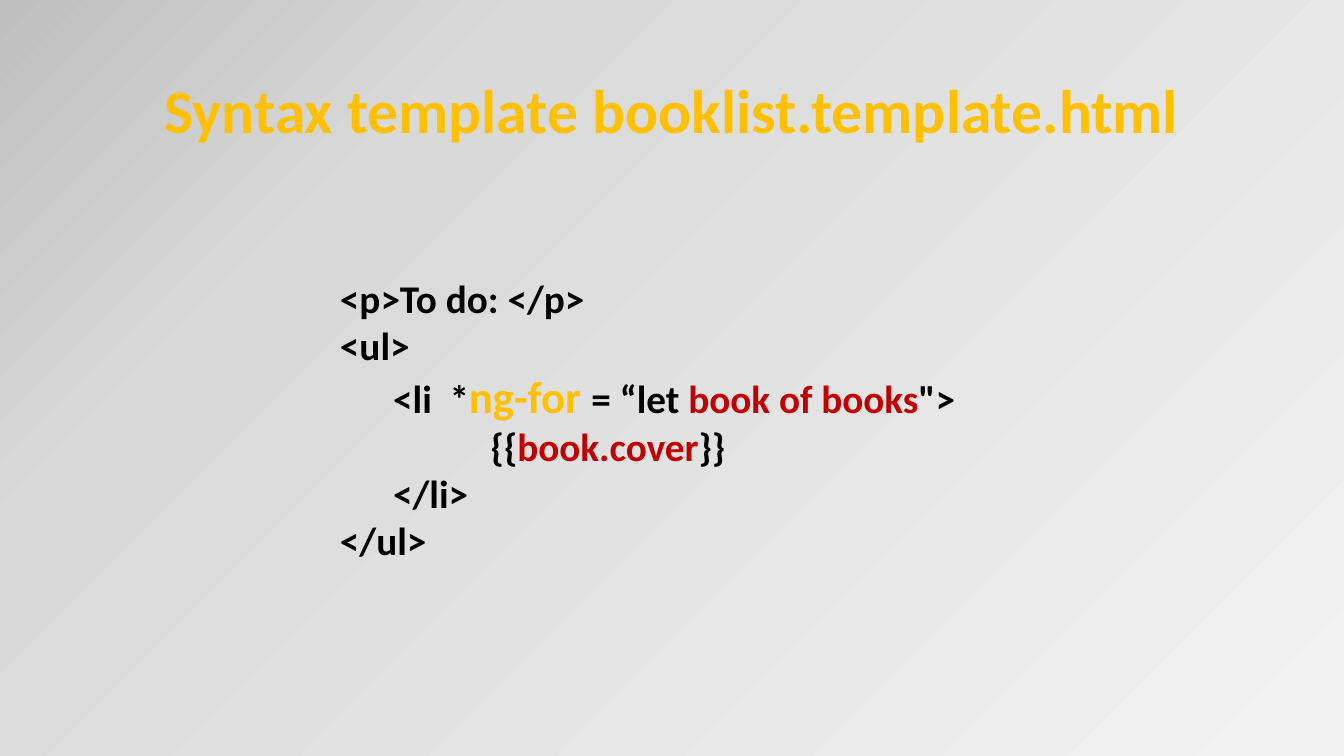
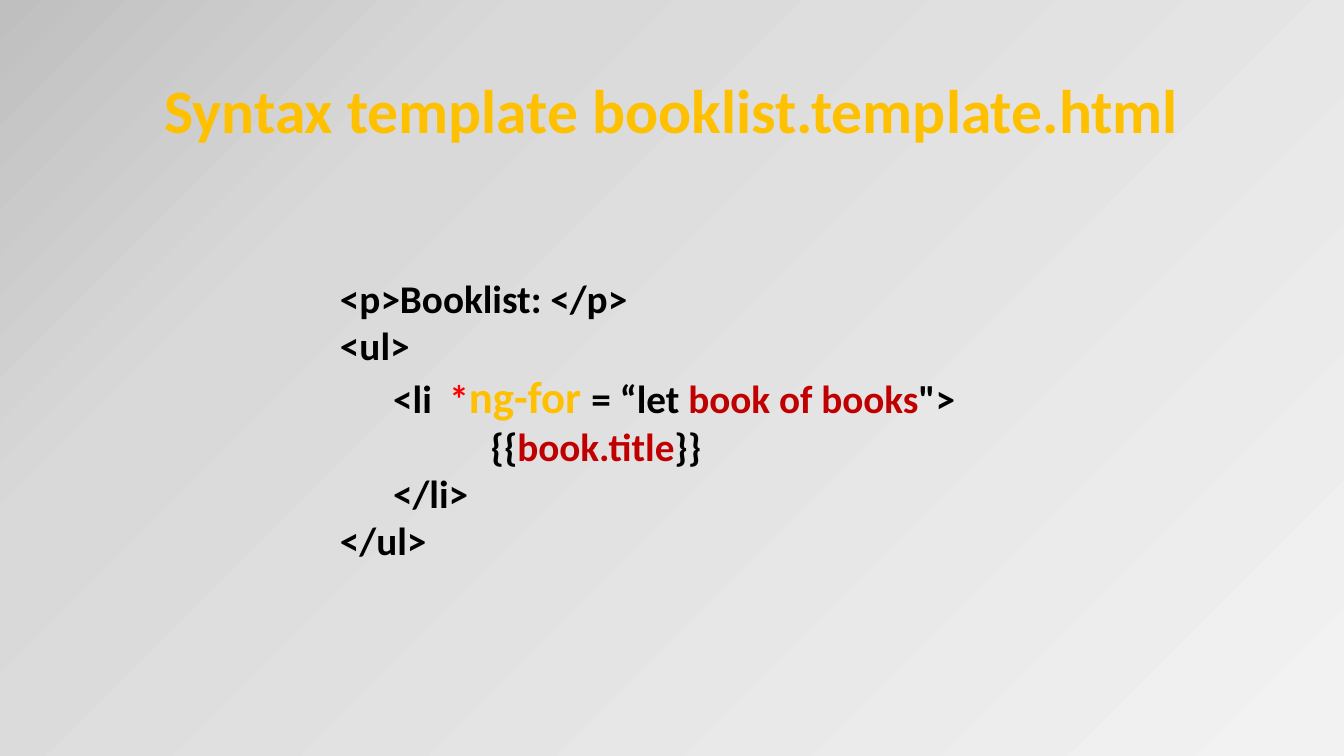
Before and after one commit to OrdinaNederland/hackjam-angular, a slide deck: slide 14 of Angular2.pptx (slide 15 before the commit). Drawn at 1344x756 pixels with LibreOffice and Linux fonts; fonts in the diff are those of the drawing. Boxes give left, top, right and bottom in pixels: in the first picture for what was removed or moved away, otherwise in the second. Text is boxed around its words. In the diff, an @@ line names an element or a change of style, - is before the commit and + after.

```diff
--- a/Angular2.pptx
+++ b/Angular2.pptx
@@ text at box(340, 285, 627, 319): text changed @@
-<p>To do: </p>
+<p>Booklist: </p>
@@ text at box(393, 382, 955, 421): text colour #000000 to #FF0000 in "*ng-for" @@
@@ text at box(491, 432, 702, 467): text changed @@
-{{book.cover}}
+{{book.title}}
```
Also in this commit, not shown: 18 other slides changed, 4 slides added, 2 slides removed.
